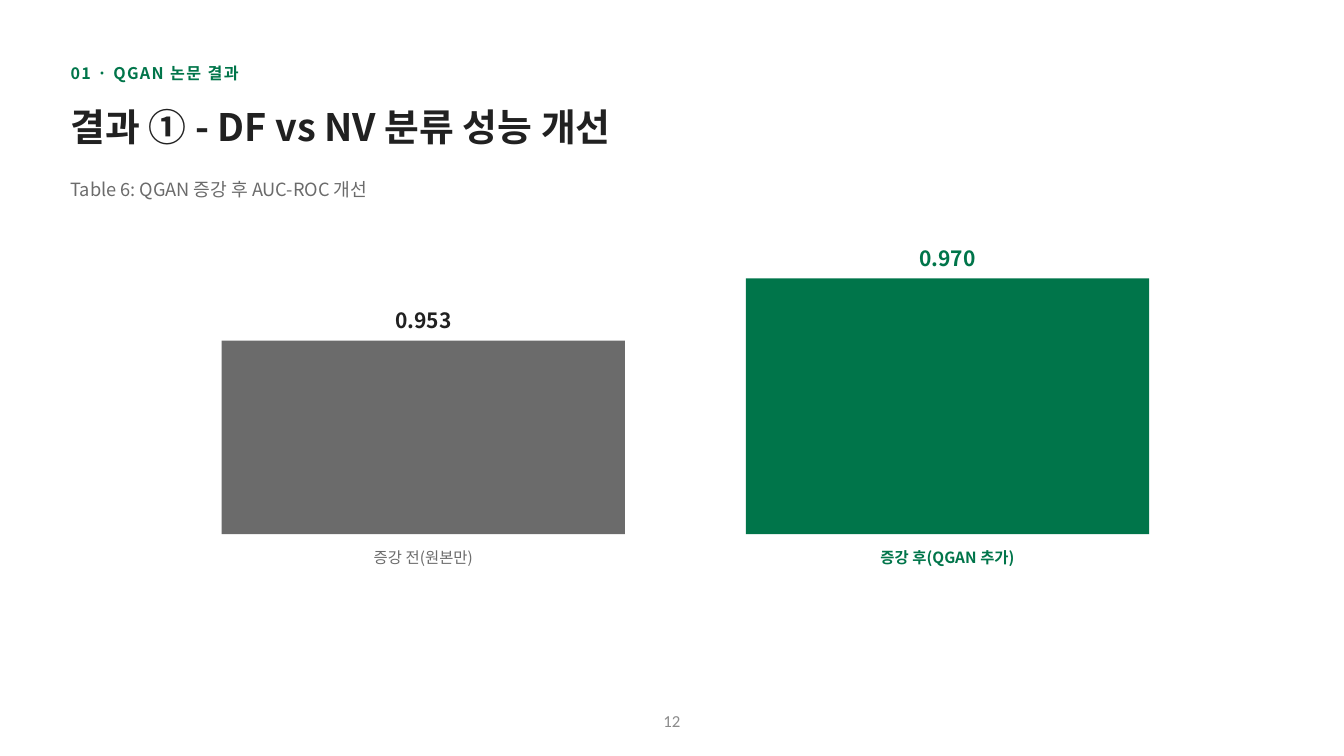
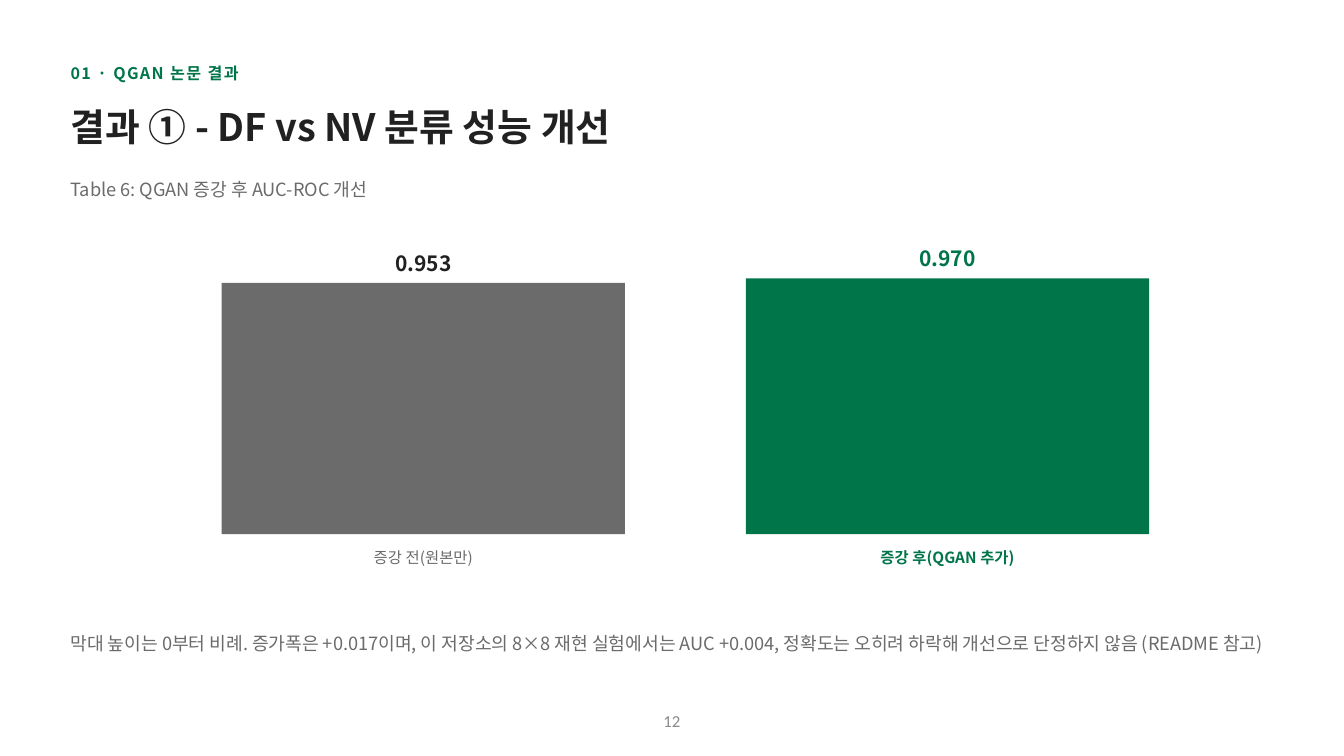
Before and after one commit to hyunhp/skin_disease_qml, a slide deck: slide 12 of practice/day1_slides/day1_theory_slides.pptx. Drawn at 1344x756 pixels with LibreOffice and Linux fonts; fonts in the diff are those of the drawing. Boxes give left, top, right and bottom in pixels: in the first picture for what was removed or moved away, otherwise in the second. Text is boxed around its words. In the diff, an @@ line names an element or a change of style, - is before the commit and + after.

```diff
--- a/practice/day1_slides/day1_theory_slides.pptx
+++ b/practice/day1_slides/day1_theory_slides.pptx
@@ text "0.953": place and size @@
-text "0.953" at [395,312,451,329]
+text "0.953" at [395,255,451,272]
@@ rectangle: place and size @@
-rectangle at [222,341,625,534]
+rectangle at [222,283,625,534]
@@ text added at [71,635,1263,654], 13 pt, text #6B6B6B @@
+막대 높이는 0부터 비례. 증가폭은 +0.017이며, 이 저장소의 8×8 재현 실험에서는 AUC +0.004, 정확도는 오히려 하락해 개선으로 단정하지 않음 (README 참고)
```
Also in this commit, not shown: 15 other slides changed, 1 other file.
